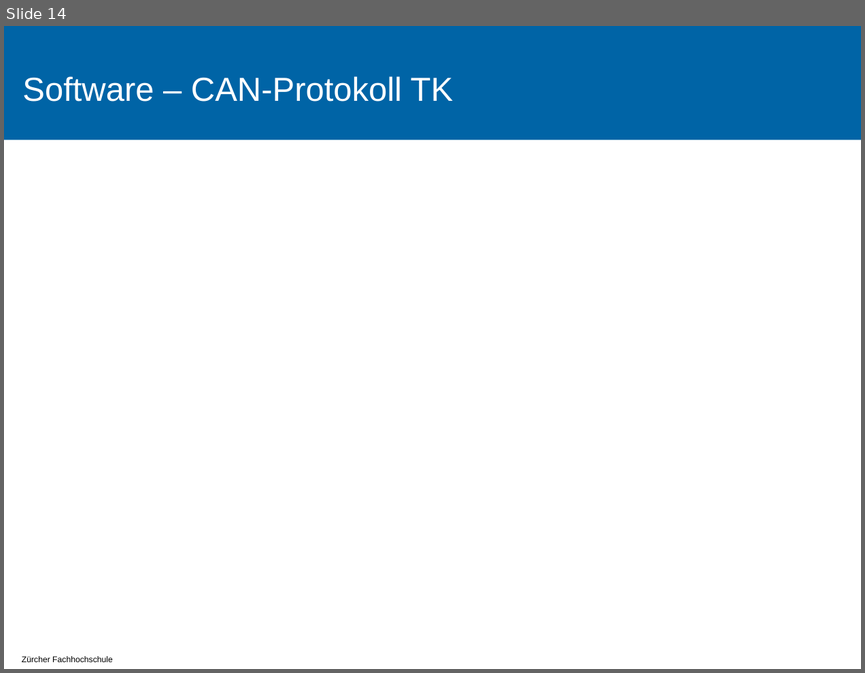
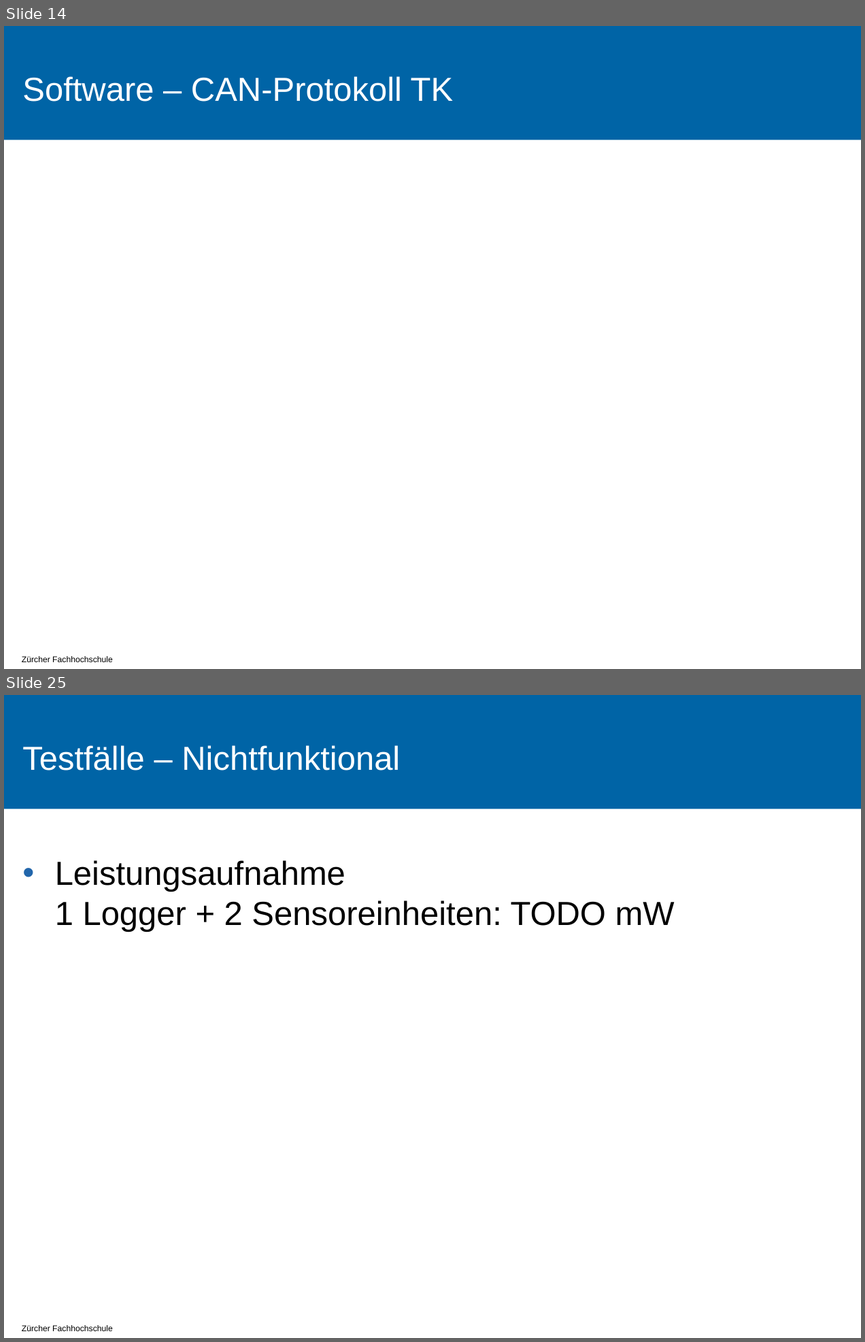
Before and after one commit to tokeller/WeKeBA, a slide deck: 9001_Praesentation/Praesentation.pptx. Shown one above the other, each under a label of ours: slide 14 before the commit, slides 14 and 25 after it; the slides between them are not shown. The pictures are 865x673 and 865x1342 pixels, drawn with LibreOffice and Linux fonts; fonts in the diff are those of the drawing; background and template pictures are left out. Boxes give left, top, right and bottom in pixels: in the first picture for what was removed or moved away, otherwise in the second. Text is boxed around its words. In the diff, an @@ line names an element or a change of style, - is before the commit and + after.

```diff
--- a/9001_Praesentation/Praesentation.pptx
+++ b/9001_Praesentation/Praesentation.pptx
@@ slide 25 added at [4,695,861,1338], background #FFFFFF; not listed: 2 template elements that a slide beside it also shows @@
@@ title added at [22,745,400,770], 28 pt, text #FFFFFF @@
+Testfälle – Nichtfunktional
@@ text added at [55,860,674,932], 28 pt, text #000000 @@
+• Leistungsaufnahme
+  1 Logger + 2 Sensoreinheiten: TODO mW
```
Also in this commit, not shown: 4 slides changed, 8 other slides added, 1 slide removed.
